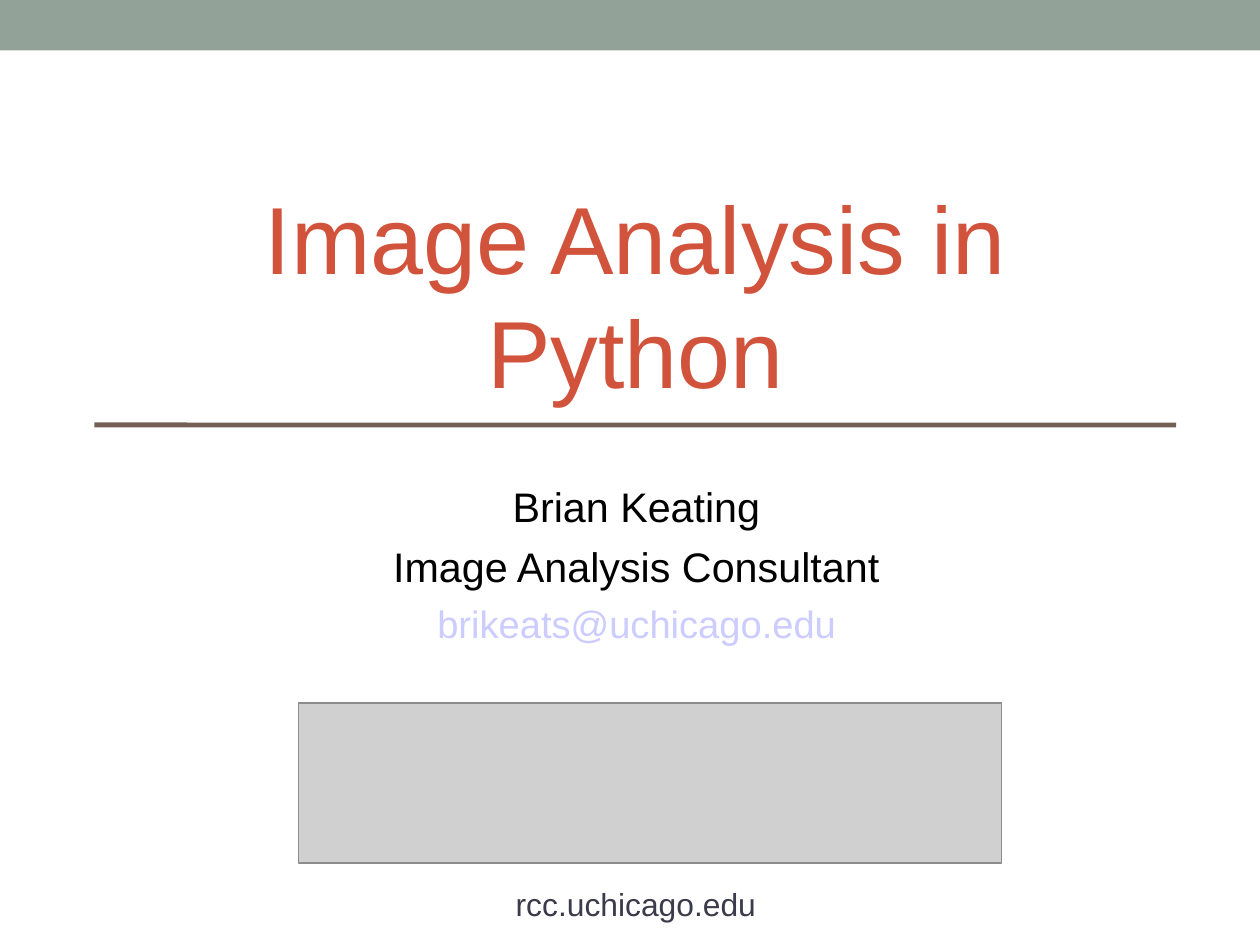
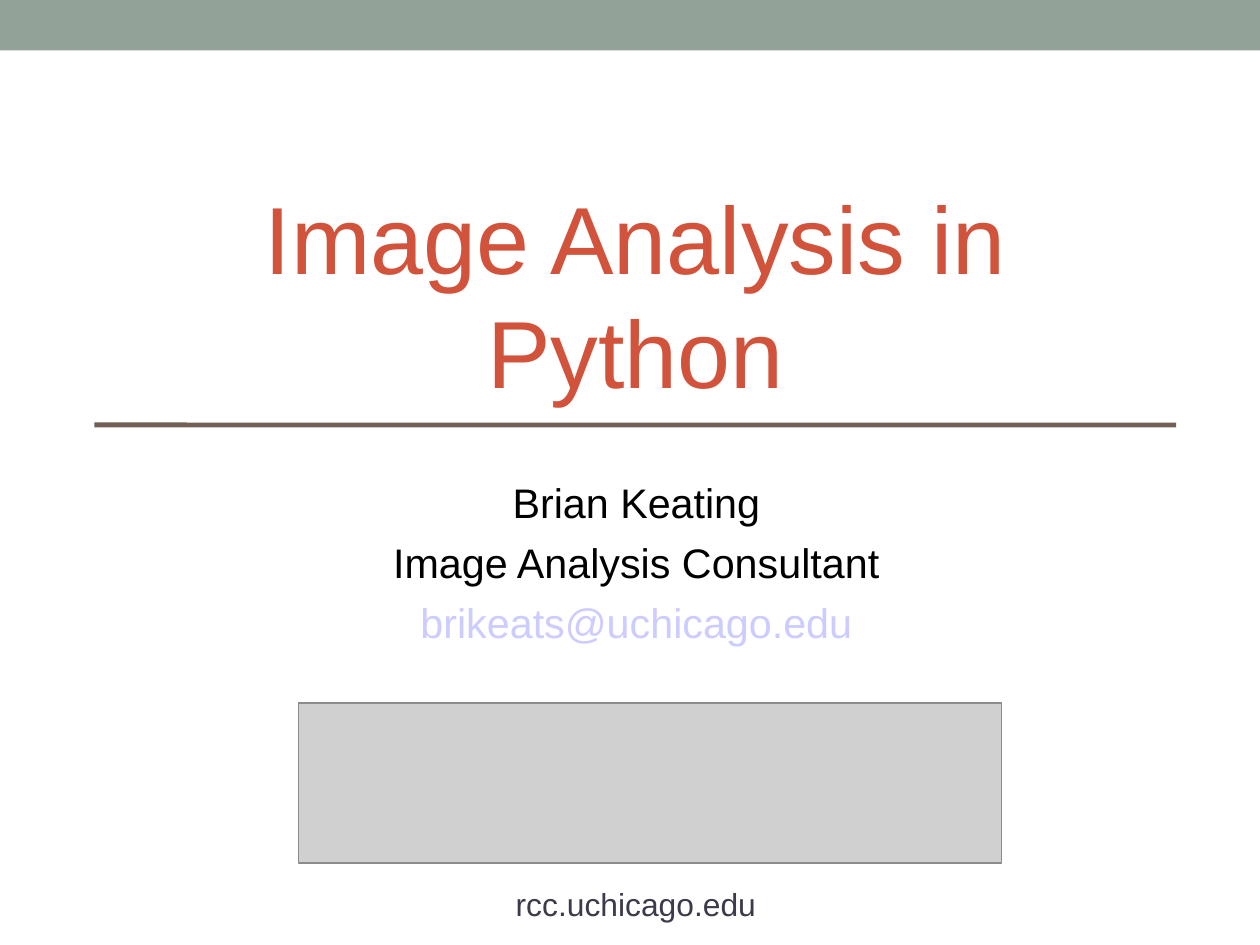
Before and after one commit to brikeats/Image-Analysis-in-Python, a slide deck: slide 1 of ImageAnalysisPython.ppt. Drawn at 1260x945 pixels with LibreOffice and Linux fonts; fonts in the diff are those of the drawing; grey boxes stand for pictures. Boxes give left, top, right and bottom in pixels: in the first picture for what was removed or moved away, otherwise in the second. Text is boxed around its words. In the diff, an @@ line names an element or a change of style, - is before the commit and + after.

```diff
--- a/ImageAnalysisPython.ppt
+++ b/ImageAnalysisPython.ppt
@@ text at <box>420,608,852,646</box>: size 24 to 26 pt in "brikeats@uchicago.edu" @@
```
Also in this commit, not shown: 15 other slides changed, 1 slide added, 1 slide removed, 2 other files.
